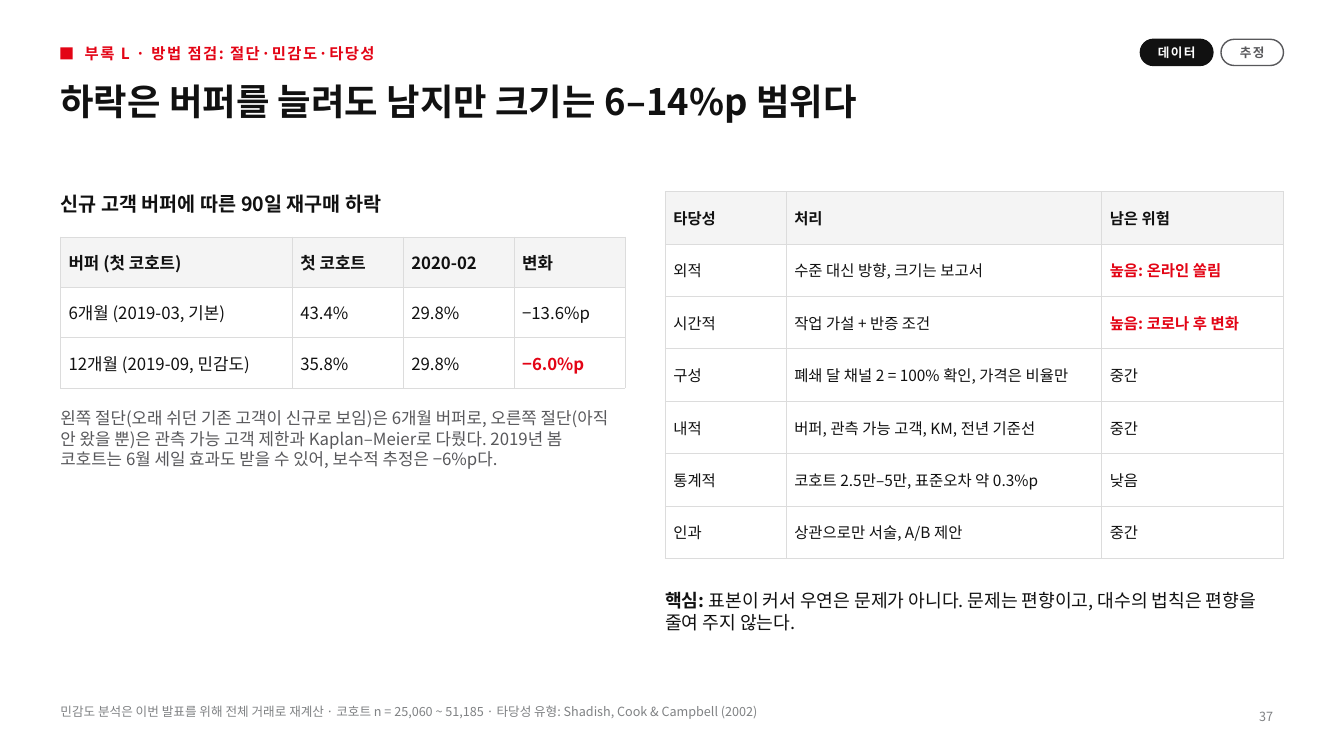
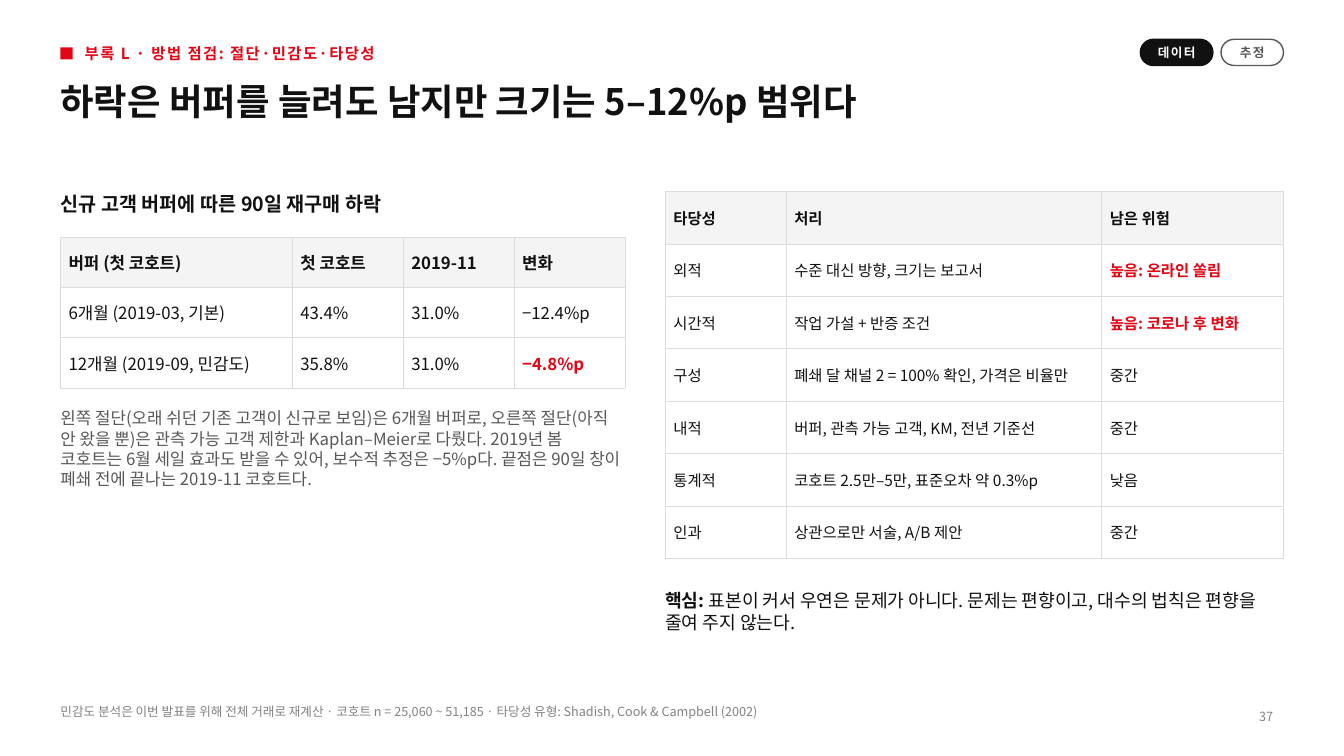
Before and after one commit to underthesun7213/social-data, a slide deck: slide 37 of presentation/hm_retention_deck_ko.pptx. Drawn at 1344x756 pixels with LibreOffice and Linux fonts; fonts in the diff are those of the drawing. Boxes give left, top, right and bottom in pixels: in the first picture for what was removed or moved away, otherwise in the second. Text is boxed around its words. In the diff, an @@ line names an element or a change of style, - is before the commit and + after.

```diff
--- a/presentation/hm_retention_deck_ko.pptx
+++ b/presentation/hm_retention_deck_ko.pptx
@@ title at [60,84,857,123]: text changed @@
-하락은 버퍼를 늘려도 남지만 크기는 6–14%p 범위다
+하락은 버퍼를 늘려도 남지만 크기는 5–12%p 범위다
@@ table at [60,237,625,378] @@
-row 1, column 3: 2020-02
+row 1, column 3: 2019-11
-row 2, column 3: 29.8%
+row 2, column 3: 31.0%
-row 2, column 4: −13.6%p
+row 2, column 4: −12.4%p
-row 3, column 3: 29.8%
+row 3, column 3: 31.0%
-row 3, column 4: −6.0%p
+row 3, column 4: −4.8%p
@@ text at [60,410,620,487]: text changed @@
-왼쪽 절단(오래 쉬던 기존 고객이 신규로 보임)은 6개월 버퍼로, 오른쪽 절단(아직 안 왔을 뿐)은 관측 가능 고객 제한과 Kaplan–Meier로 다뤘다. 2019년 봄 코호트는 6월 세일 효과도 받을 수 있어, 보수적 추정은 −6%p다.
+왼쪽 절단(오래 쉬던 기존 고객이 신규로 보임)은 6개월 버퍼로, 오른쪽 절단(아직 안 왔을 뿐)은 관측 가능 고객 제한과 Kaplan–Meier로 다뤘다. 2019년 봄 코호트는 6월 세일 효과도 받을 수 있어, 보수적 추정은 −5%p다. 끝점은 90일 창이 폐쇄 전에 끝나는 2019-11 코호트다.
```
Also in this commit, not shown: 6 other slides changed, 6 other files.
